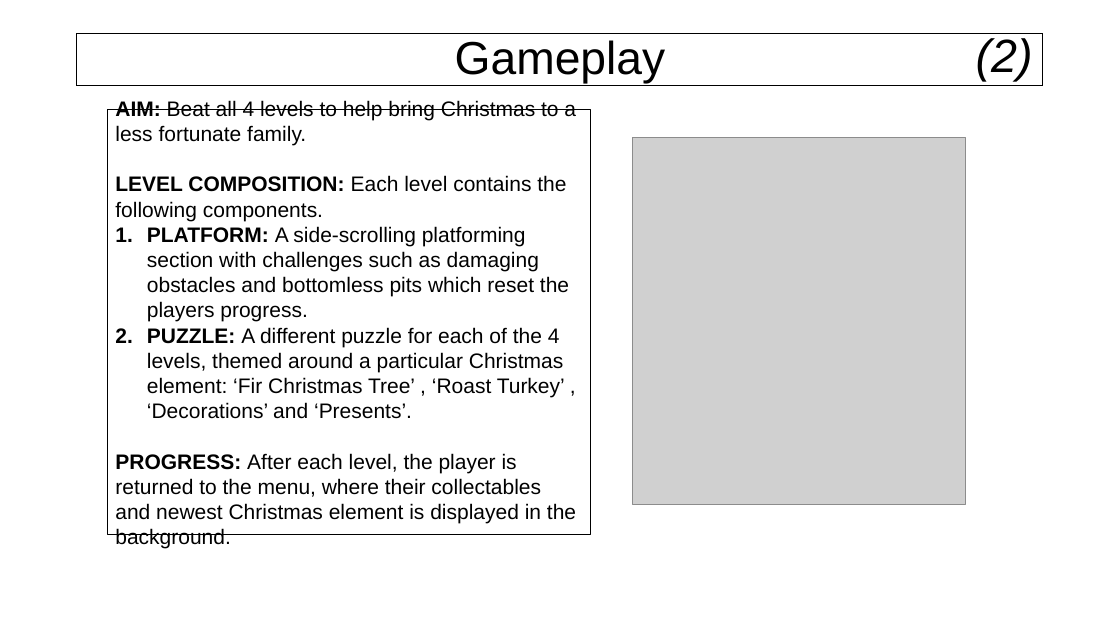
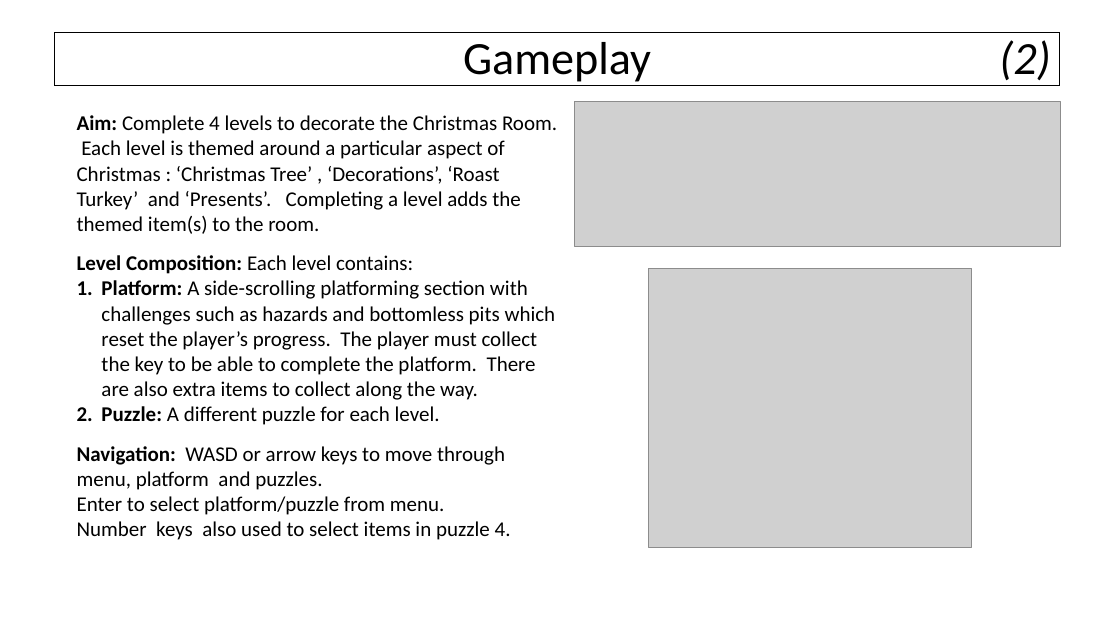
Before and after one commit to AlexCarolan/Christmas-Game, a slide deck: slide 5 of D2.pptx (slide 4 before the commit). Drawn at 1120x630 pixels with LibreOffice and Linux fonts; fonts in the diff are those of the drawing; grey boxes stand for pictures; background and template pictures are left out. Boxes give left, top, right and bottom in pixels: in the first picture for what was removed or moved away, otherwise in the second. Text is boxed around its words. In the diff, an @@ line names an element or a change of style, - is before the commit and + after.

```diff
--- a/D2.pptx
+++ b/D2.pptx
@@ title "Gameplay (2)": place and size @@
-title "Gameplay (2)" at box(77, 34, 1044, 86)
+title "Gameplay (2)" at box(55, 33, 1060, 86)
@@ title at box(463, 40, 1050, 82): text changed; font Arial to Calibri @@
-Gameplay
+Gameplay (2)
@@ text removed at box(976, 38, 1033, 82) @@
-(2)
@@ text "Aim: Complete 4 levels to ...": place and size @@
-text "Aim: Complete 4 levels to ..." at box(108, 109, 591, 534)
+text "Aim: Complete 4 levels to ..." at box(77, 115, 557, 540)
@@ text "Aim: Complete 4 levels to ..." at box(77, 115, 557, 540): outline #000000 0.75 pt to none @@
@@ text at box(77, 115, 557, 540): text changed; font Arial to Calibri @@
-AIM: Beat all 4 levels to help bring Christmas to a less fortunate family.
-LEVEL COMPOSITION: Each level contains the following components.
-1. PLATFORM: A side-scrolling platforming section with challenges such as damaging obstacles and bottomless pits which reset the players progress.
-2. PUZZLE: A different puzzle for each of the 4 levels, themed around a particular Christmas element: ‘Fir Christmas Tree’ , ‘Roast Turkey’ , ‘Decorations’ and ‘Presents’.
-PROGRESS: After each level, the player is returned to the menu, where their collectables and newest Christmas element is displayed in the background.
+Aim: Complete 4 levels to decorate the Christmas Room. Each level is themed around a particular aspect of Christmas : ‘Christmas Tree’ , ‘Decorations’, ‘Roast Turkey’ and ‘Presents’. Completing a level adds the themed item(s) to the room.
+Level Composition: Each level contains:
+1. Platform: A side-scrolling platforming section with challenges such as hazards and bottomless pits which reset the player’s progress. The player must collect the key to be able to complete the platform. There are also extra items to collect along the way.
+2. Puzzle: A different puzzle for each level.
+Navigation: WASD or arrow keys to move through menu, platform and puzzles.
+Enter to select platform/puzzle from menu.
+Number keys also used to select items in puzzle 4.
@@ picture added at box(575, 102, 1060, 246) @@
@@ picture: place and size @@
-picture at box(633, 138, 966, 504)
+picture at box(649, 268, 972, 547)
```
Also in this commit, not shown: 9 other slides changed, 8 slides added, 3 slides removed.
